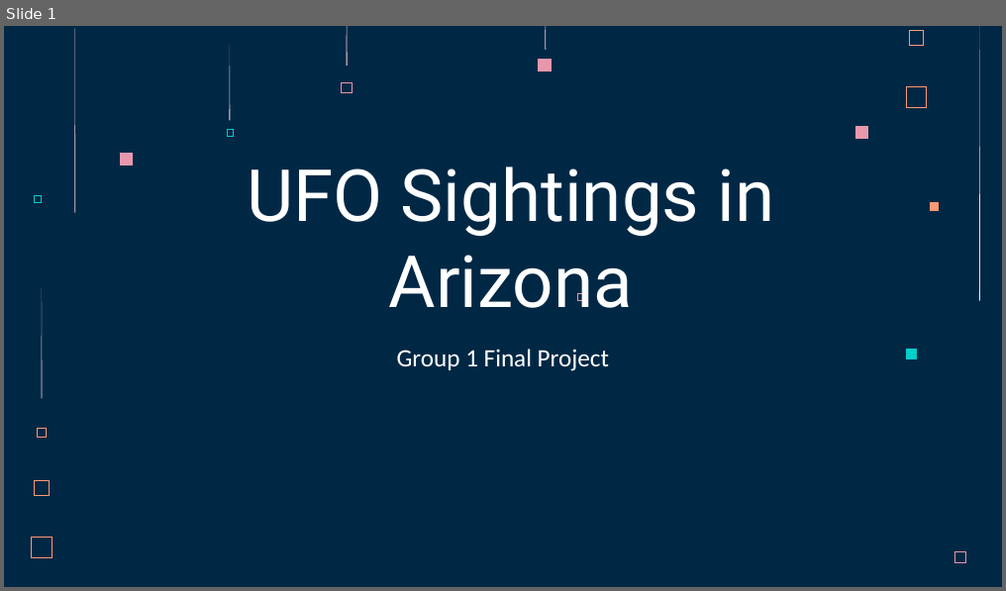
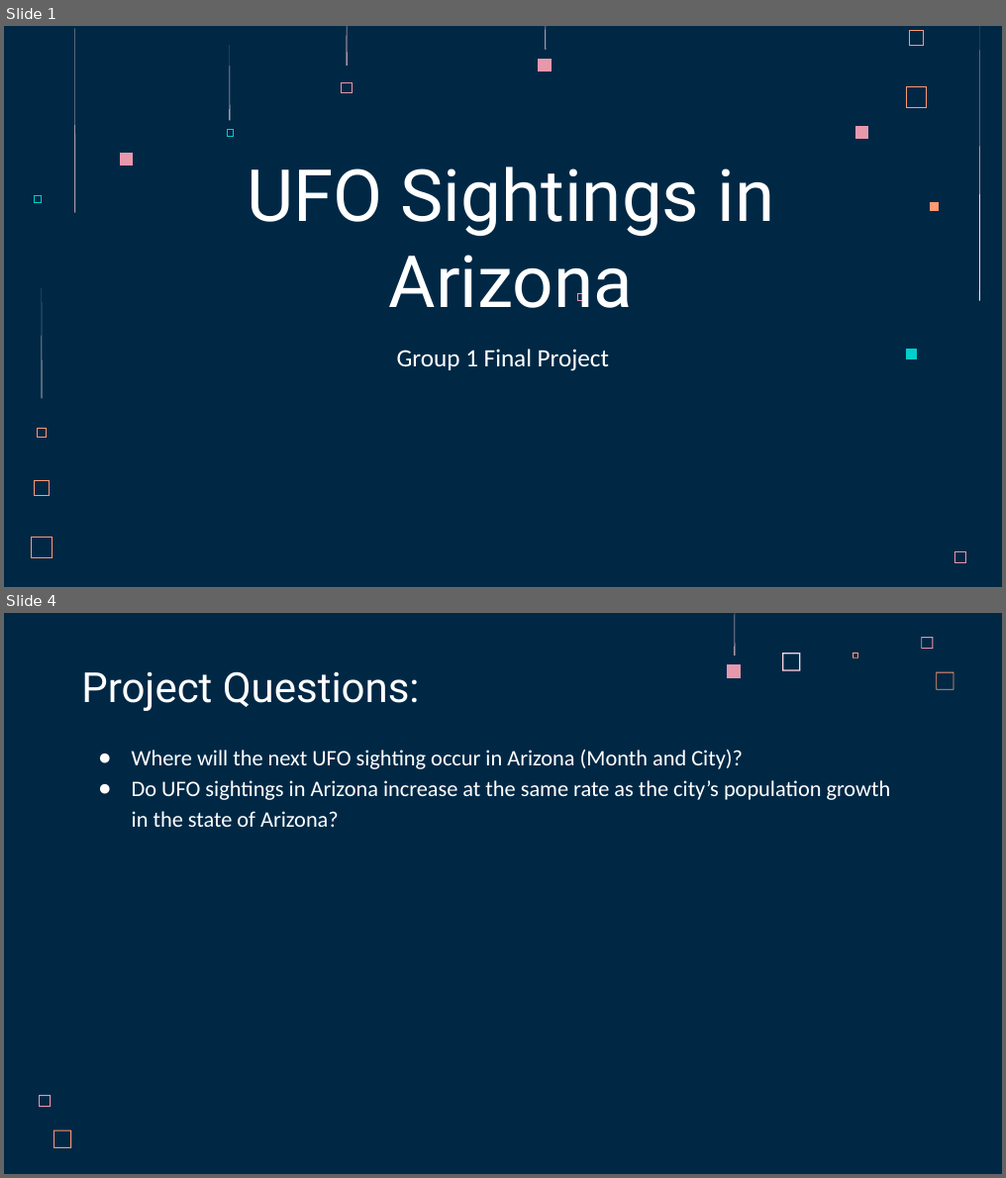
Before and after one commit to acegal1/Group1_Final_Project, a slide deck: _Group 1 Final Project Presentation - UFO Sightings in Arizona.pptx. Shown one above the other, each under a label of ours: slide 1 before the commit, slides 1 and 4 after it; the slides between them are not shown. The pictures are 1006x591 and 1006x1178 pixels, drawn with LibreOffice and Linux fonts; fonts in the diff are those of the drawing. Boxes give left, top, right and bottom in pixels: in the first picture for what was removed or moved away, otherwise in the second. Text is boxed around its words. In the diff, an @@ line names an element or a change of style, - is before the commit and + after.

```diff
--- a/_Group 1 Final Project Presentation - UFO Sightings in Arizona.pptx
+++ b/_Group 1 Final Project Presentation - UFO Sightings in Arizona.pptx
@@ slide 4 added at bbox=[4, 613, 1002, 1174], background #002845 @@
@@ freeform shape added at bbox=[735, 613, 736, 656], fill #FFD6E1 @@
@@ freeform shape added at bbox=[921, 637, 933, 649], fill #E898AC @@
@@ title added at bbox=[81, 671, 420, 711], 30 pt, text #FFFFFF @@
+Project Questions:
@@ freeform shape added at bbox=[728, 664, 741, 678], fill #E898AC @@
@@ freeform shape added at bbox=[782, 653, 800, 670], fill #FFD6E1 @@
@@ freeform shape added at bbox=[852, 653, 858, 659], fill #FF9973 @@
@@ freeform shape added at bbox=[936, 671, 954, 690], fill #FF9973 @@
@@ text added at bbox=[132, 750, 891, 827], 16 pt, text #FFFFFF @@
+● Where will the next UFO sighting occur in Arizona (Month and City)?
+● Do UFO sightings in Arizona increase at the same rate as the city’s population growth in the state of Arizona?
@@ freeform shape added at bbox=[39, 1095, 51, 1107], fill #E898AC @@
@@ freeform shape added at bbox=[54, 1131, 72, 1149], fill #FF9973 @@
```
Also in this commit, not shown: 3 other slides added, 1 other file.
